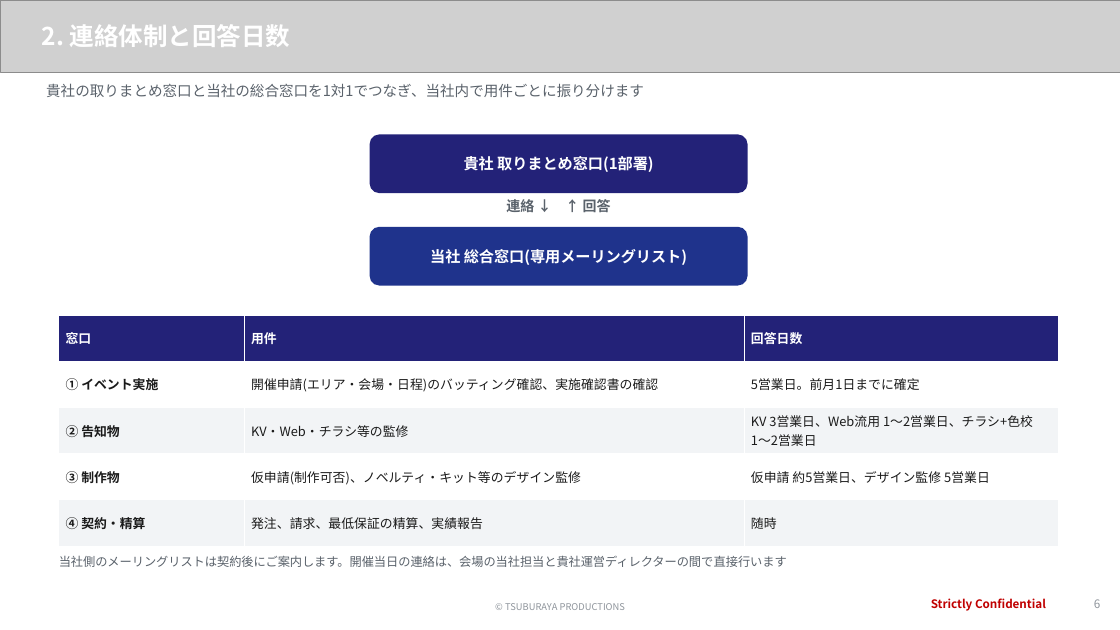
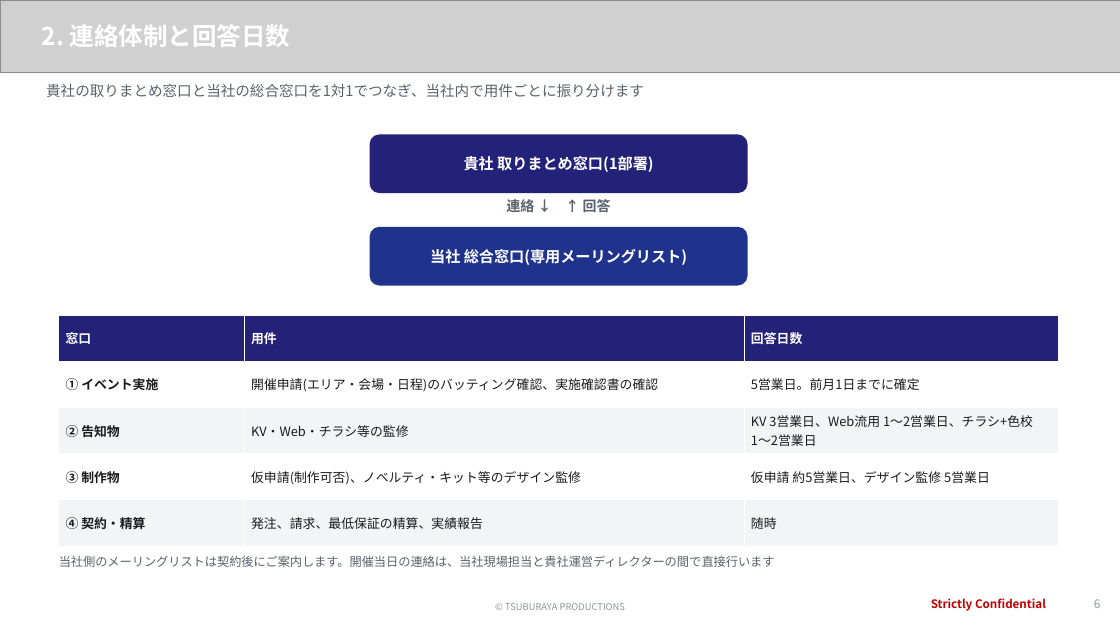
Before and after one commit to hayatoshintani-spe/kessho-lens, a slide deck: slide 6 of docs/proposals/softbank-ultraman-caravan/SB様提示用_1022ミーティング資料.pptx. Drawn at 1120x630 pixels with LibreOffice and Linux fonts; fonts in the diff are those of the drawing; grey boxes stand for pictures. Boxes give left, top, right and bottom in pixels: in the first picture for what was removed or moved away, otherwise in the second. Text is boxed around its words. In the diff, an @@ line names an element or a change of style, - is before the commit and + after.

```diff
--- a/docs/proposals/softbank-ultraman-caravan/SB様提示用_1022ミーティング資料.pptx
+++ b/docs/proposals/softbank-ultraman-caravan/SB様提示用_1022ミーティング資料.pptx
@@ text at (x1=59, y1=555, x2=775, y2=567): text changed @@
-当社側のメーリングリストは契約後にご案内します。開催当日の連絡は、会場の当社担当と貴社運営ディレクターの間で直接行います
+当社側のメーリングリストは契約後にご案内します。開催当日の連絡は、当社現場担当と貴社運営ディレクターの間で直接行います
```
Also in this commit, not shown: 5 other slides changed, 12 other files.
